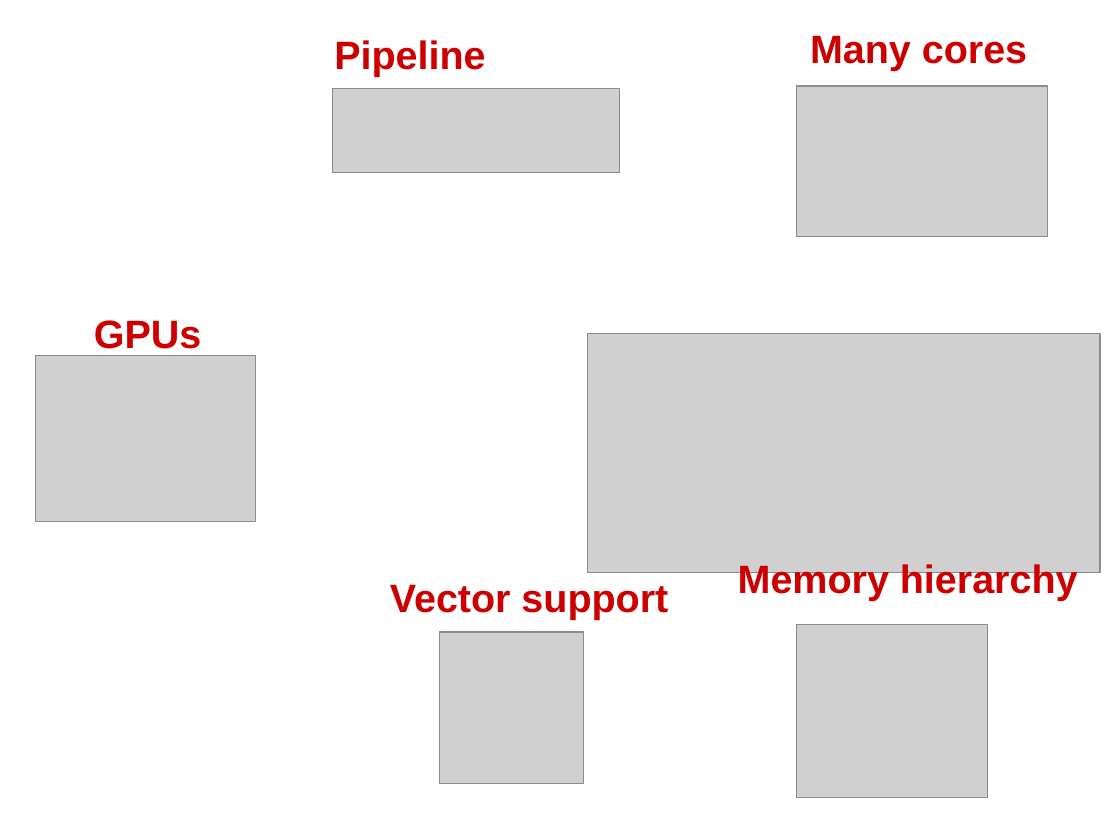
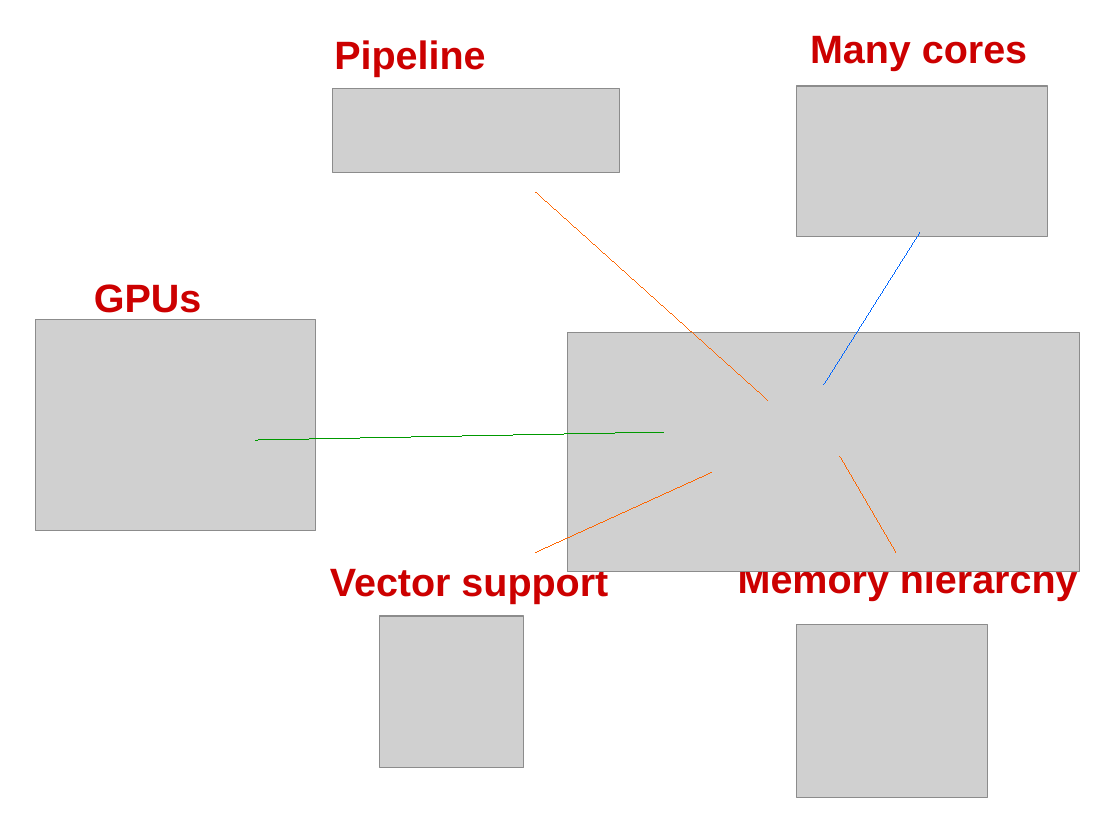
Before and after one commit to swhatelse/M2_internship, a slide deck: slide 9 of org/Presentations/defense/model/HPC.odp. Drawn at 1120x840 pixels with LibreOffice and Linux fonts; fonts in the diff are those of the drawing; grey boxes stand for pictures. Boxes give left, top, right and bottom in pixels: in the first picture for what was removed or moved away, otherwise in the second. Text is boxed around its words. In the diff, an @@ line names an element or a change of style, - is before the commit and + after.

```diff
--- a/org/Presentations/defense/model/HPC.odp
+++ b/org/Presentations/defense/model/HPC.odp
@@ line added from (537, 192) to (768, 400), #FF6600 0 pt @@
@@ line added from (921, 232) to (824, 384), #0066FF 0 pt @@
@@ text "GPUs": place and size @@
-text "GPUs" at [94, 320, 201, 356]
+text "GPUs" at [94, 284, 201, 320]
@@ picture: place and size @@
-picture at [36, 355, 256, 521]
+picture at [36, 319, 316, 531]
@@ picture: place and size @@
-picture at [587, 333, 1101, 573]
+picture at [567, 332, 1080, 572]
@@ line added from (256, 440) to (665, 432), #009900 0 pt @@
@@ line added from (537, 552) to (712, 473), #FF6600 0 pt @@
@@ line added from (896, 552) to (841, 456), #FF6600 0 pt @@
@@ text "Vector support": place and size @@
-text "Vector support" at [390, 584, 668, 620]
+text "Vector support" at [330, 565, 608, 604]
@@ picture: place and size @@
-picture at [440, 632, 584, 785]
+picture at [380, 616, 524, 768]
```
Also in this commit, not shown: 8 other slides changed, 20 other files.
